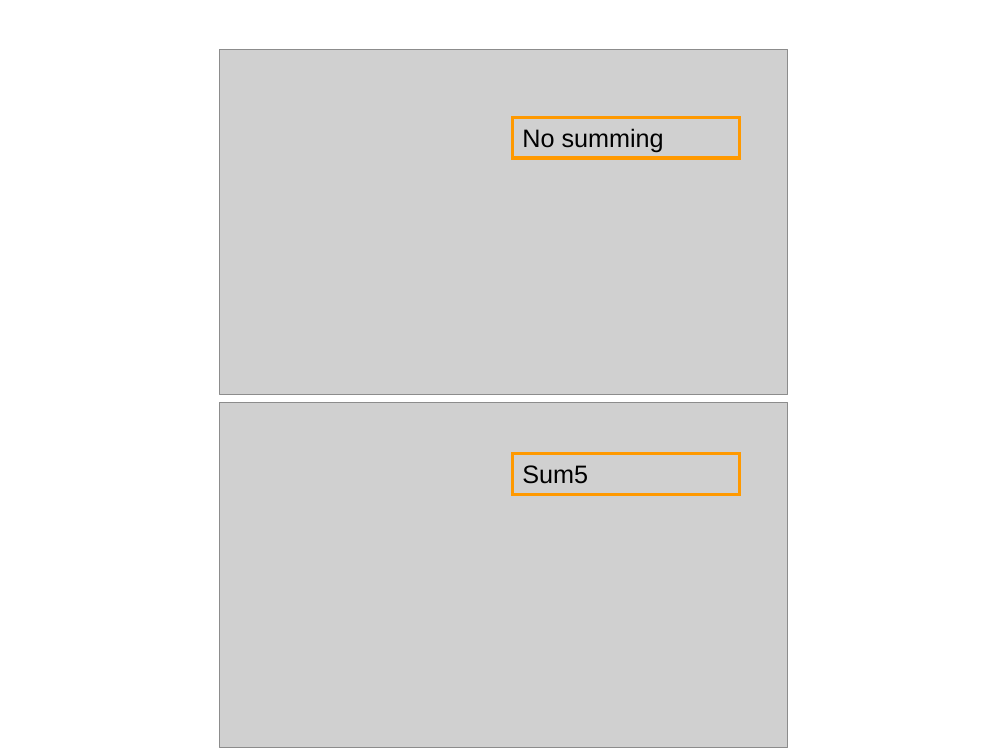
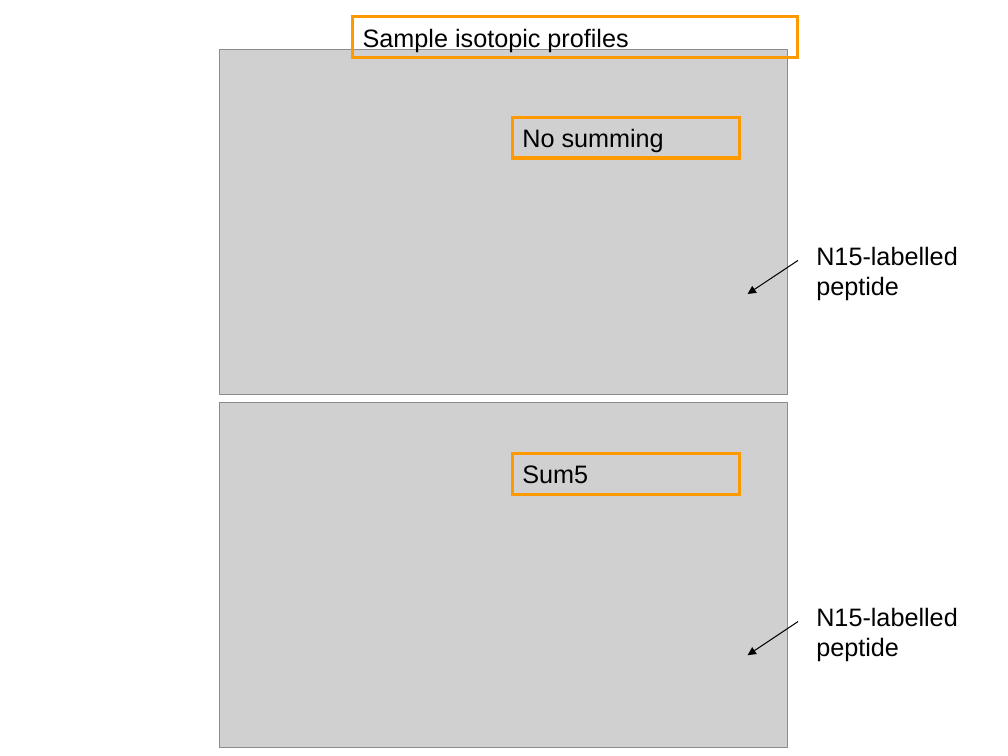
Before and after one commit to PNNL-Comp-Mass-Spec/PNNL-Omics, a slide deck: slide 1 of docs/MSFeature_info.ppt. Drawn at 1008x756 pixels with LibreOffice and Linux fonts; fonts in the diff are those of the drawing; grey boxes stand for pictures. Boxes give left, top, right and bottom in pixels: in the first picture for what was removed or moved away, otherwise in the second. Text is boxed around its words. In the diff, an @@ line names an element or a change of style, - is before the commit and + after.

```diff
--- a/docs/MSFeature_info.ppt
+++ b/docs/MSFeature_info.ppt
@@ rectangle added at (353,17,798,57), outline #FF9900 2.24 pt, 18 pt, text #000000 @@
+Sample isotopic profiles
@@ arrow added from (798, 260) to (748, 294), #000000 0.74 pt @@
@@ text added at (816,246,957,301), 18 pt, text #000000 @@
+N15-labelled peptide
@@ arrow added from (798, 622) to (748, 655), #000000 0.74 pt @@
@@ text added at (816,607,957,662), 18 pt, text #000000 @@
+N15-labelled peptide
```
Also in this commit, not shown: 1 other file.
